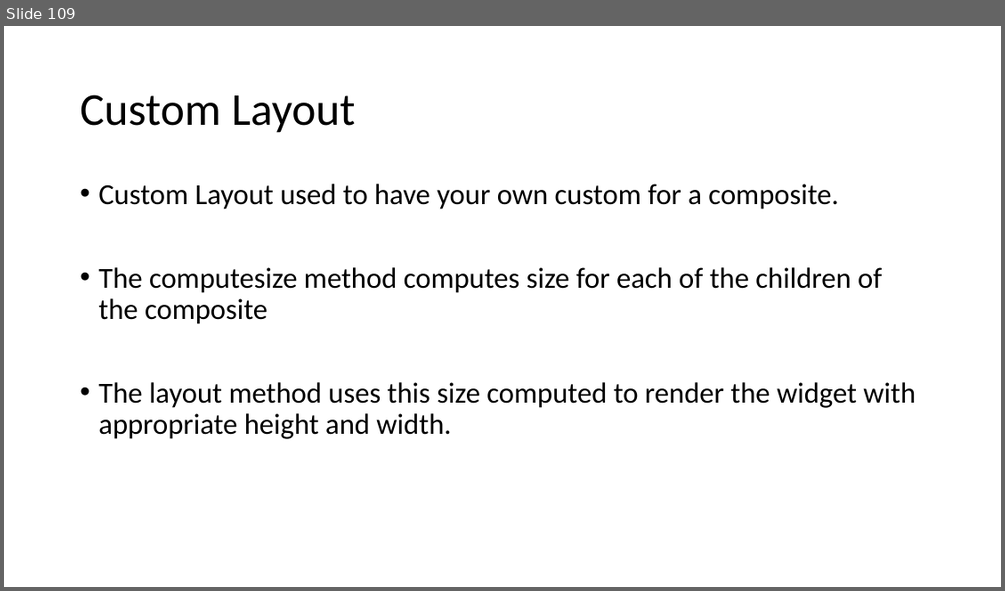
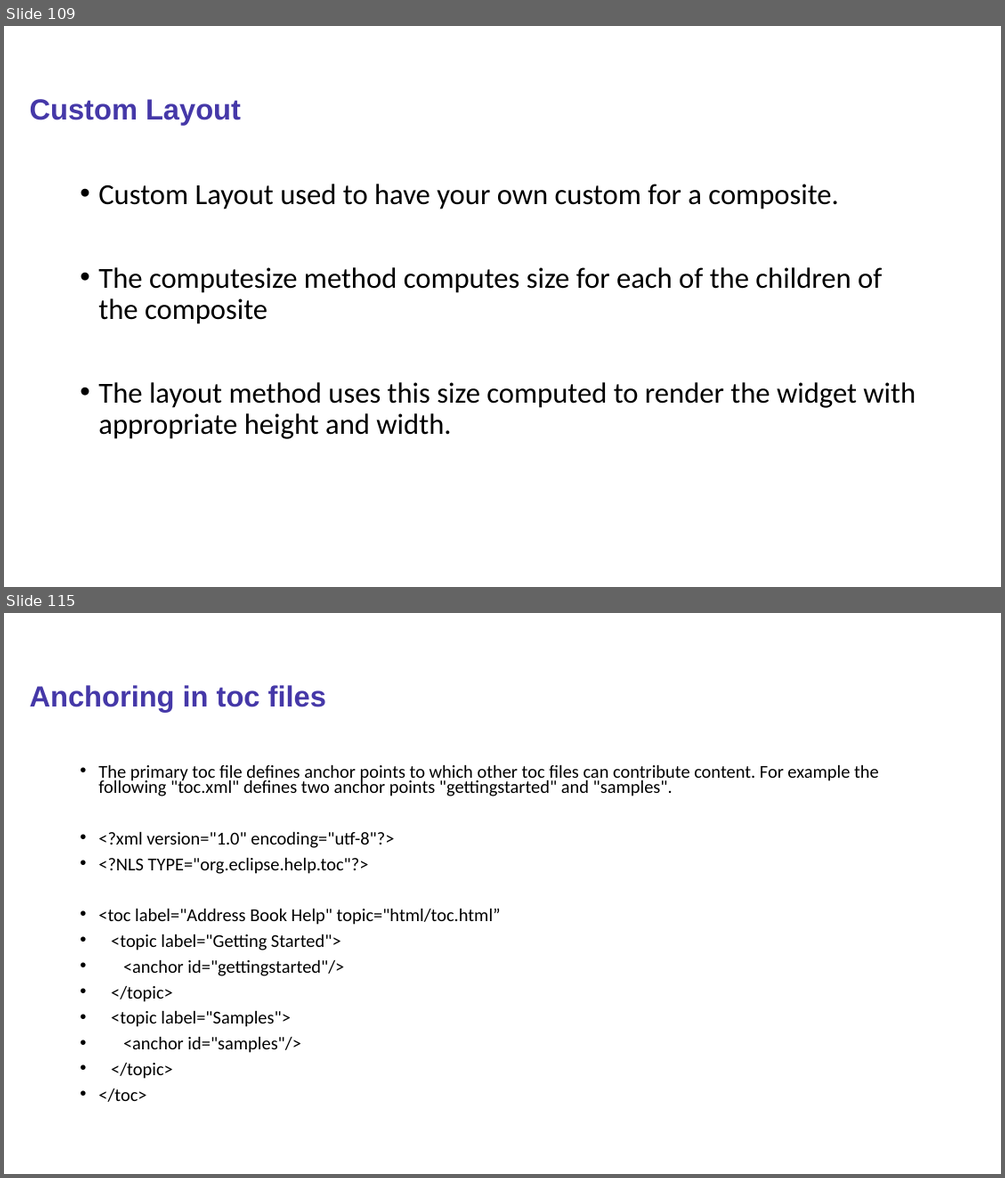
Before and after one commit to sabir123/RCP.Presentations, a slide deck: Eclipse_RCP_Training.pptx. Shown one above the other, each under a label of ours: slide 109 before the commit, slides 109 and 115 after it; the slides between them are not shown. The pictures are 1005x591 and 1005x1178 pixels, drawn with LibreOffice and Linux fonts; fonts in the diff are those of the drawing. Boxes give left, top, right and bottom in pixels: in the first picture for what was removed or moved away, otherwise in the second. Text is boxed around its words. In the diff, an @@ line names an element or a change of style, - is before the commit and + after.

```diff
--- a/Eclipse_RCP_Training.pptx
+++ b/Eclipse_RCP_Training.pptx
@@ slide 115 added at bbox=[4, 613, 1001, 1174], background #FFFFFF @@
@@ title added at bbox=[30, 685, 326, 711], 28 pt, text #4538A8, bold @@
+Anchoring in toc files
@@ text added at bbox=[98, 764, 879, 1102], 17.5 pt, text #000000 @@
+• The primary toc file defines anchor points to which other toc files can contribute content. For example the following "toc.xml" defines two anchor points "gettingstarted" and "samples".
+• <?xml version="1.0" encoding="utf-8"?>
+• <?NLS TYPE="org.eclipse.help.toc"?>
+• <toc label="Address Book Help" topic="html/toc.html”
+• <topic label="Getting Started">
+• <anchor id="gettingstarted"/>
+• </topic>
+• <topic label="Samples">
+• <anchor id="samples"/>
+• </topic>
+• </toc>
@@ slide 109 changed as well @@
@@ title "Custom Layout": place and size @@
-title "Custom Layout" at bbox=[80, 95, 356, 133]
+title "Custom Layout" at bbox=[30, 99, 241, 124]
@@ title "Custom Layout" at bbox=[30, 99, 241, 124]: size 44 to 28 pt, font Calibri to Arial, text colour #000000 to #4538A8, bold on @@
```
Also in this commit, not shown: 101 other slides changed, 36 other slides added.
